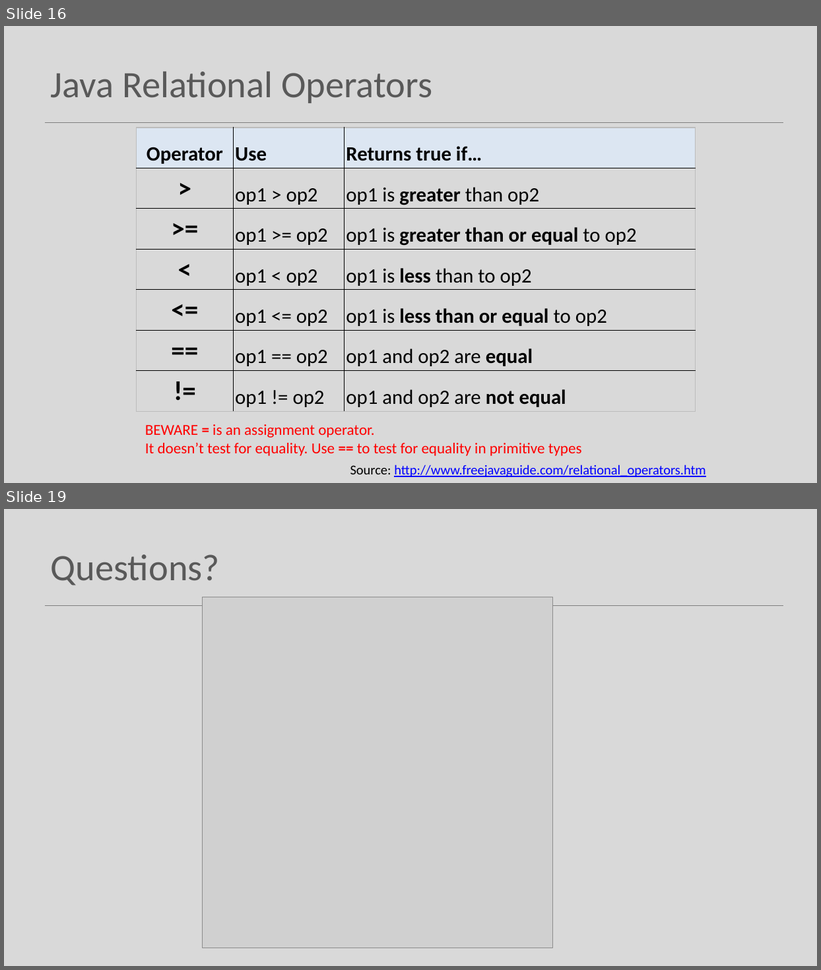
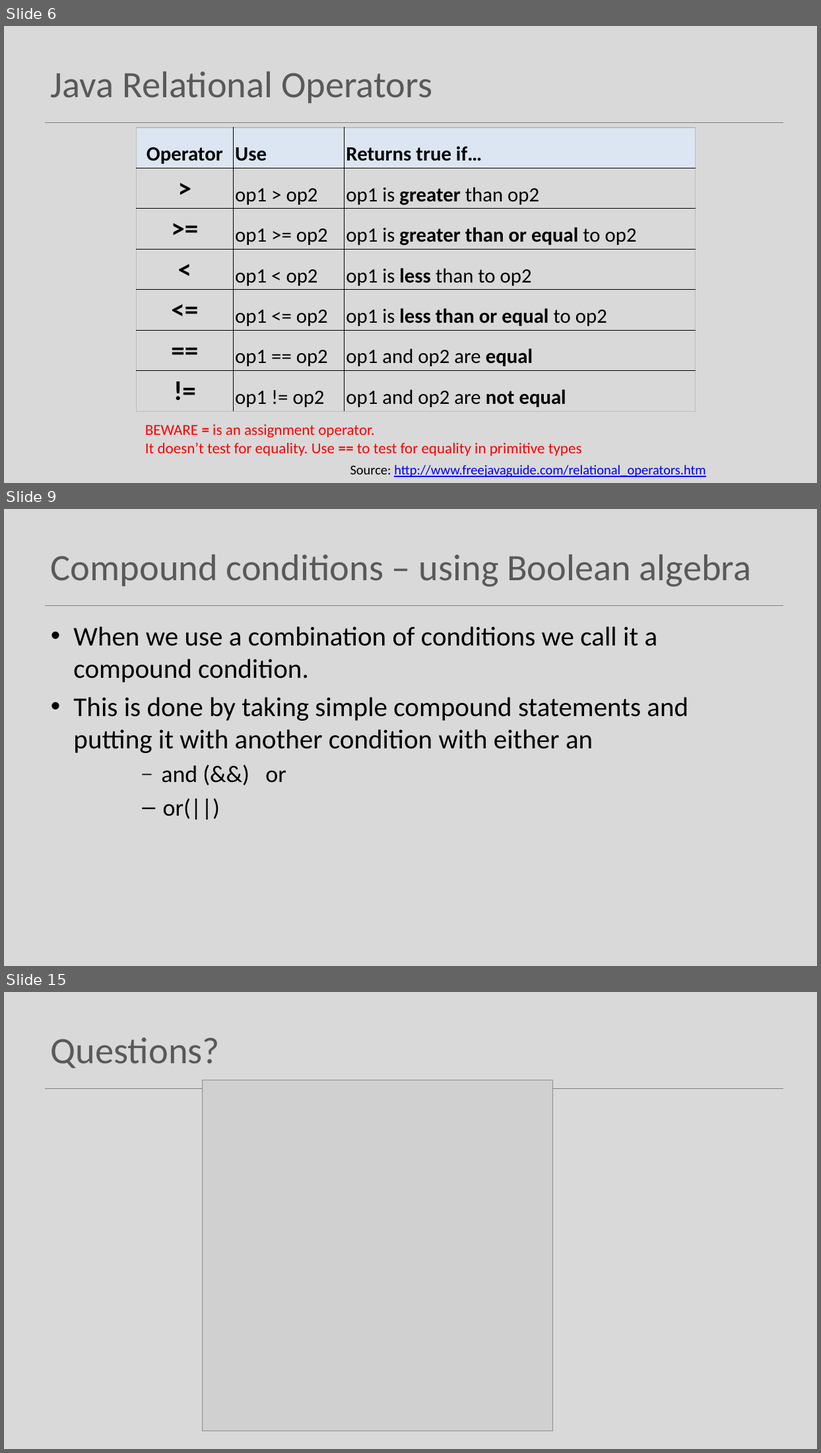
Before and after one commit to Programming-Fundamentals-SETU/prog-fund-1-sept-25, a slide deck: topic04-selection/unit-1/talk-3/c-boolean-cond.pptx. Shown one above the other, each under a label of ours: slides 16 and 19 before the commit, slides 6, 9 and 15 after it; the slides between them are not shown. The pictures are 821x970 and 821x1453 pixels, drawn with LibreOffice and Linux fonts; fonts in the diff are those of the drawing; grey boxes stand for pictures. Boxes give left, top, right and bottom in pixels: in the first picture for what was removed or moved away, otherwise in the second. Text is boxed around its words. In the diff, an @@ line names an element or a change of style, - is before the commit and + after.

```diff
--- a/topic04-selection/unit-1/talk-3/c-boolean-cond.pptx
+++ b/topic04-selection/unit-1/talk-3/c-boolean-cond.pptx
@@ slide 9 added at [4,509,817,966], background #D9D9D9; not listed: 1 template element that a slide beside it also shows @@
@@ title added at [51,555,751,587], 44 pt, text #595959 @@
+Compound conditions – using Boolean algebra
@@ text added at [73,626,688,820], 32 pt, text #000000 @@
+• When we use a combination of conditions we call it a compound condition.
+• This is done by taking simple compound statements and putting it with another condition with either an
+      – and (&&) or
+      – or(||)
@@ what was slide 16 is now slide 6 @@
@@ what was slide 19 is now slide 15 @@
```
Also in this commit, not shown: 2 slides changed, 10 other slides added, 15 slides removed, 4 other files.
